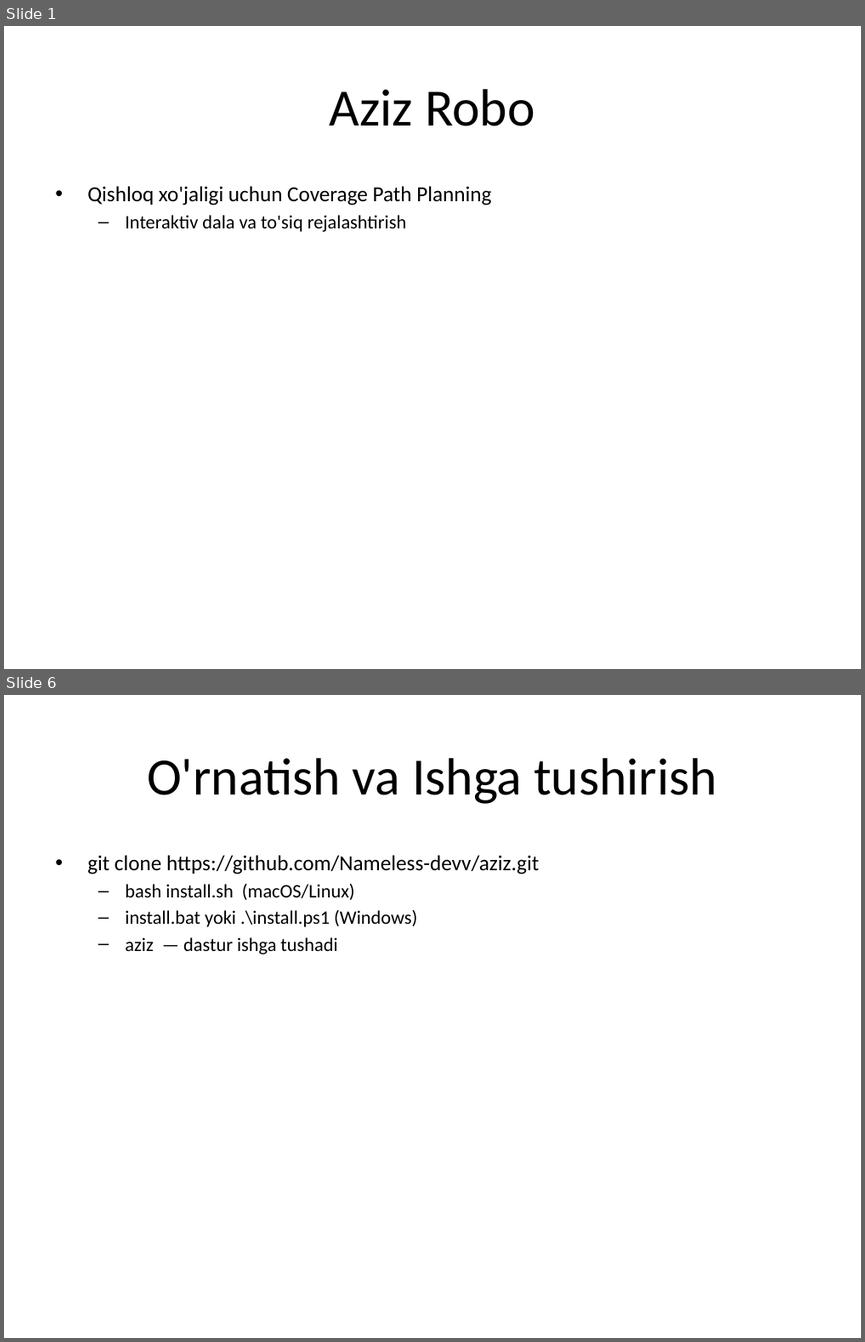
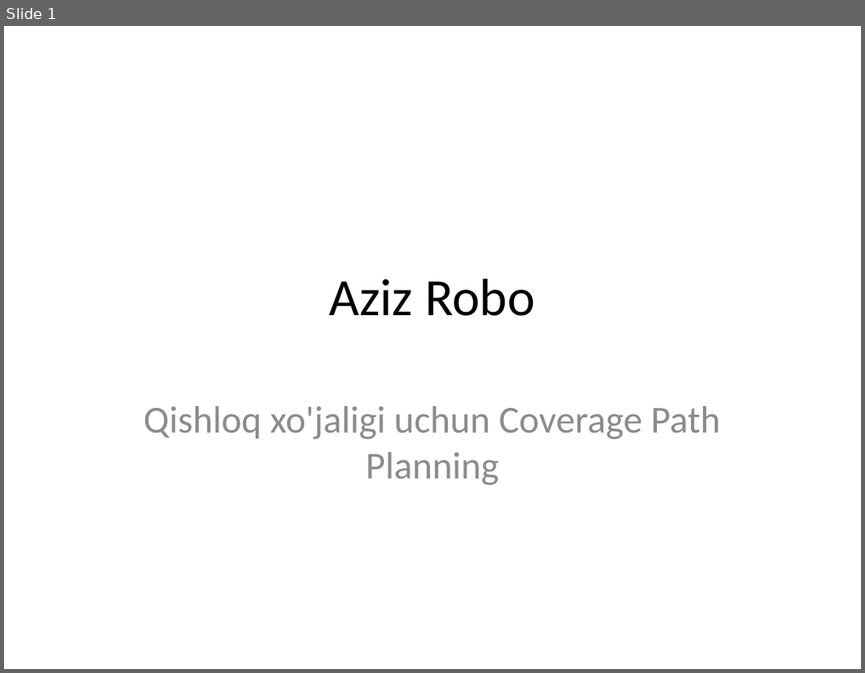
Before and after one commit to Nameless-devv/aziz, a slide deck: Aziz_Presentation.pptx. Shown one above the other, each under a label of ours: slides 1 and 6 before the commit, slide 1 after it; the slides between them are not shown. The pictures are 865x1342 and 865x673 pixels, drawn with LibreOffice and Linux fonts; fonts in the diff are those of the drawing. Boxes give left, top, right and bottom in pixels: in the first picture for what was removed or moved away, otherwise in the second. Text is boxed around its words. In the diff, an @@ line names an element or a change of style, - is before the commit and + after.

Commit message:
Styled presentation generator: nav bar and results slide design

```diff
--- a/Aziz_Presentation.pptx
+++ b/Aziz_Presentation.pptx
@@ slide 6 removed at [4, 695, 861, 1338], background #FFFFFF @@
@@ title removed at [147, 758, 716, 804] @@
-O'rnatish va Ishga tushirish
@@ text removed at [87, 855, 539, 954] @@
-• git clone https://github.com/Nameless-devv/aziz.git
-  – bash install.sh (macOS/Linux)
-  – install.bat yoki .\install.ps1 (Windows)
-  – aziz — dastur ishga tushadi
@@ slide 1 changed as well @@
@@ title "Aziz Robo": place and size @@
-title "Aziz Robo" at [330, 89, 534, 126]
+title "Aziz Robo" at [330, 278, 534, 316]
@@ subtitle at [125, 215, 407, 232]: paragraph removed @@
-  – Interaktiv dala va to'siq rejalashtirish
@@ subtitle "Qishloq xo'jaligi uchun Coverage Path ...": place and size @@
-subtitle "Qishloq xo'jaligi uchun Coverage Path ..." at [87, 186, 491, 232]
+subtitle "Qishloq xo'jaligi uchun Coverage Path ..." at [143, 406, 721, 485]
@@ subtitle "Qishloq xo'jaligi uchun Coverage Path ..." at [143, 406, 721, 485]: size 18 to 32 pt, text colour #000000 to #8C8C8C; alignment left to centre; bullet • to none; more space between paragraphs @@
```
Also in this commit, not shown: 1 slide added, 8 other slides removed, 1 other file.
